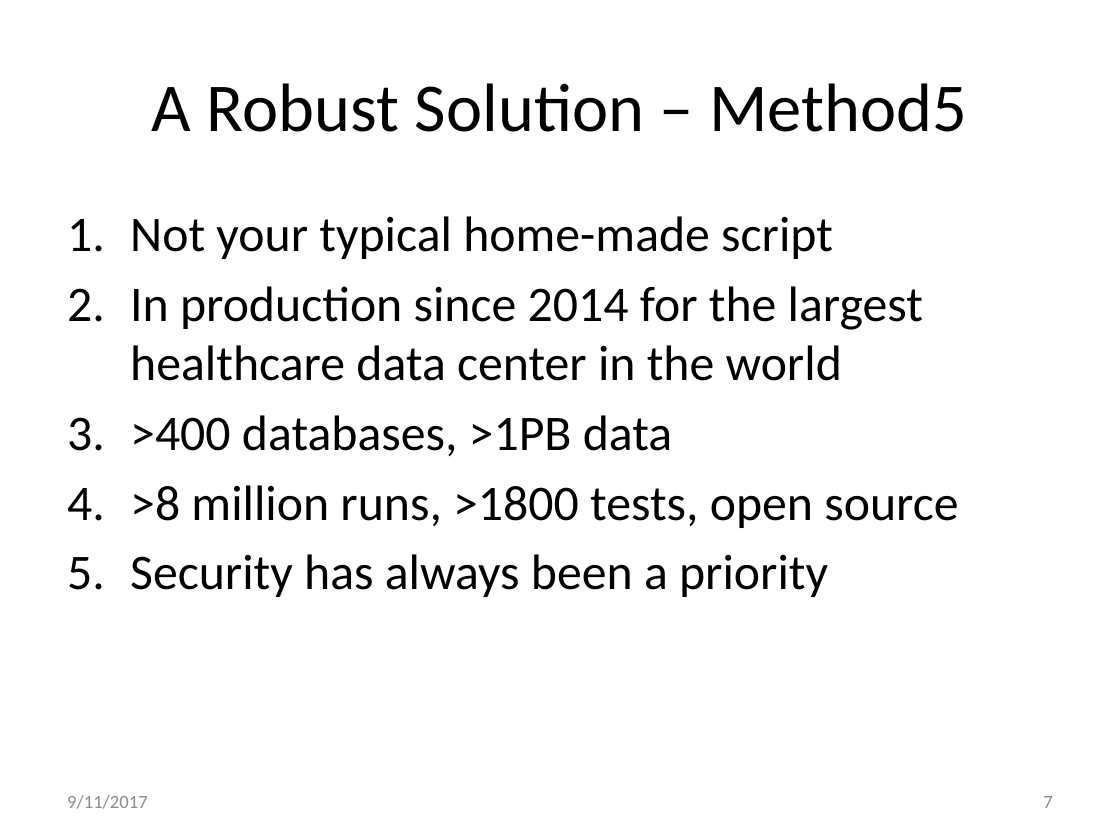
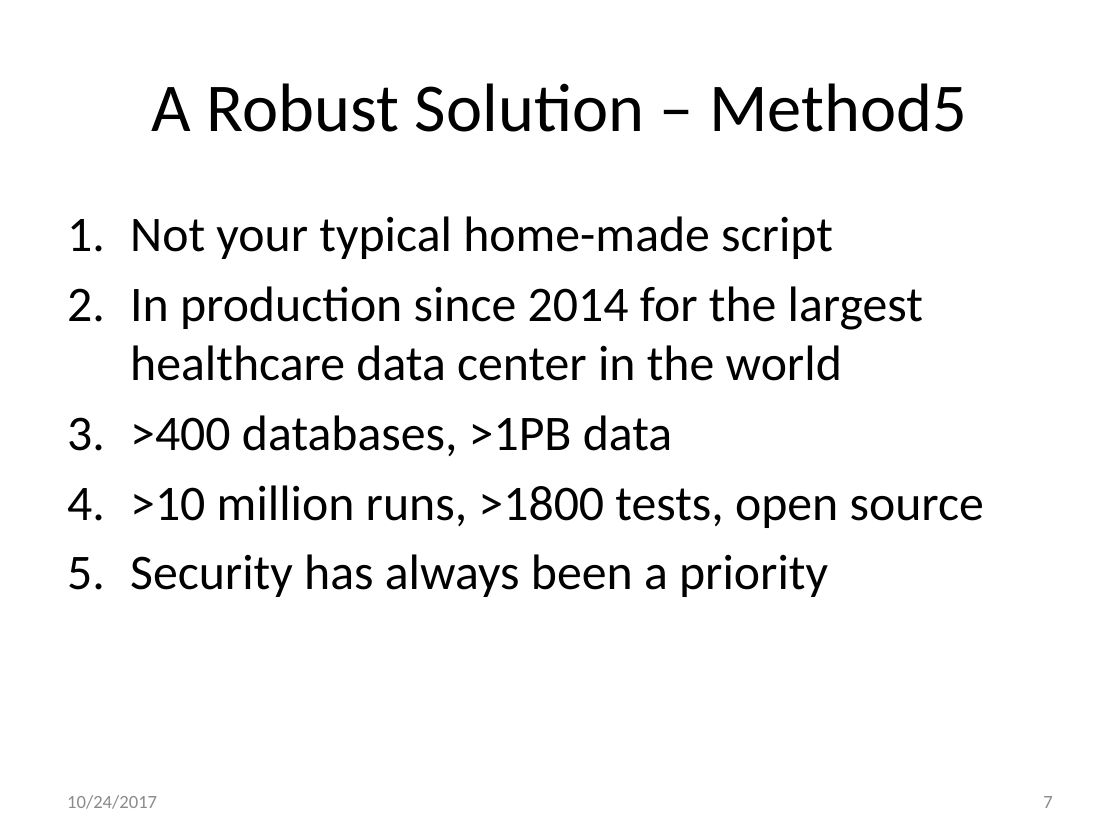
Before and after one commit to method5/method5.github.io, a slide deck: slide 7 of presentations/Method5.pptx. Drawn at 1120x840 pixels with LibreOffice and Linux fonts; fonts in the diff are those of the drawing; background and template pictures are left out. Boxes give left, top, right and bottom in pixels: in the first picture for what was removed or moved away, otherwise in the second. Text is boxed around its words. In the diff, an @@ line names an element or a change of style, - is before the commit and + after.

```diff
--- a/presentations/Method5.pptx
+++ b/presentations/Method5.pptx
@@ text at [130, 485, 984, 528]: text changed @@
-4. >8 million runs, >1800 tests, open source
+4. >10 million runs, >1800 tests, open source
@@ text at [67, 795, 157, 809]: text changed @@
-9/11/2017
+10/24/2017
```
Also in this commit, not shown: 15 other slides changed.
